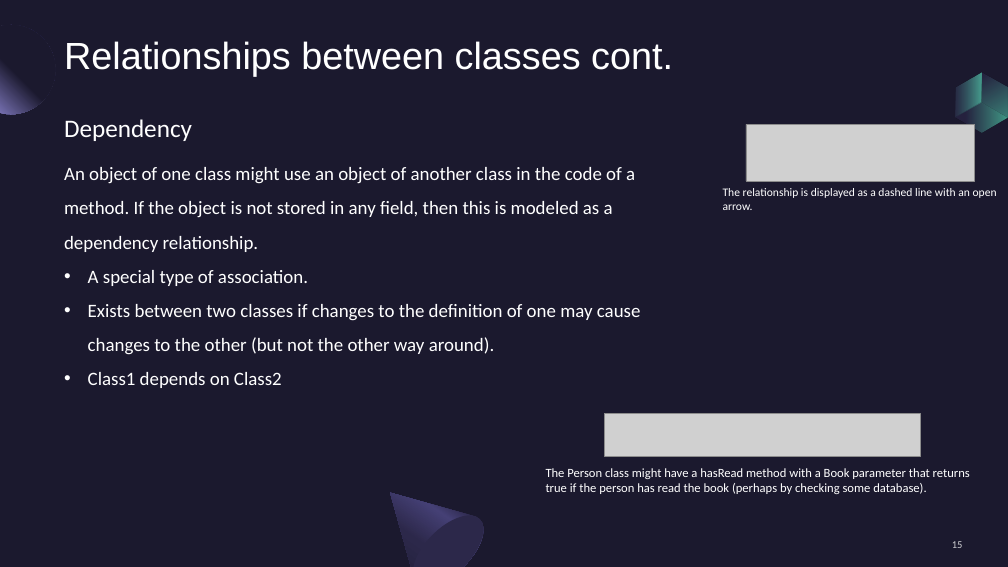
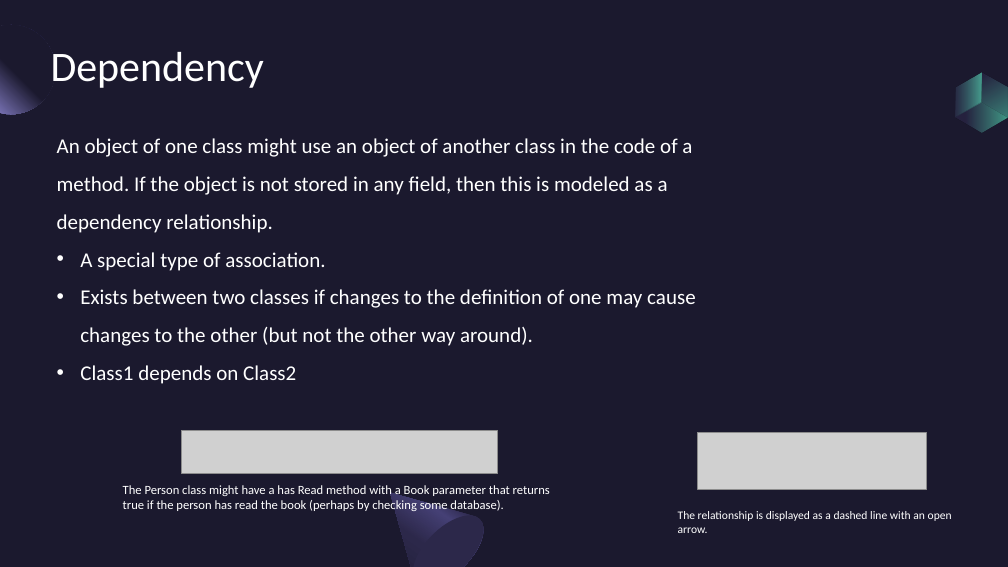
Before and after one commit to draidyn/ATMApplication, a slide deck: slide 20 of FinalPresentationClassDiagram.pptx (slide 15 before the commit). Drawn at 1008x567 pixels with LibreOffice and Linux fonts; fonts in the diff are those of the drawing; grey boxes stand for pictures. Boxes give left, top, right and bottom in pixels: in the first picture for what was removed or moved away, otherwise in the second. Text is boxed around its words. In the diff, an @@ line names an element or a change of style, - is before the commit and + after.

```diff
--- a/FinalPresentationClassDiagram.pptx
+++ b/FinalPresentationClassDiagram.pptx
@@ text "Dependency" moved from (x1=64, y1=119, x2=192, y2=141) to (x1=51, y1=52, x2=264, y2=88) @@
@@ text "Dependency" at (x1=51, y1=52, x2=264, y2=88): size 24 to 40 pt @@
@@ text removed at (x1=64, y1=41, x2=673, y2=76) @@
-Relationships between classes cont.
@@ text "An object of one class ..." moved from (x1=64, y1=167, x2=641, y2=388) to (x1=57, y1=138, x2=695, y2=384) @@
@@ text "An object of one class ..." at (x1=57, y1=138, x2=695, y2=384): size 18 to 20 pt @@
@@ picture moved from (x1=604, y1=414, x2=920, y2=457) to (x1=181, y1=431, x2=498, y2=474) @@
@@ picture moved from (x1=746, y1=125, x2=975, y2=181) to (x1=698, y1=433, x2=927, y2=489) @@
@@ text at (x1=123, y1=484, x2=550, y2=513): spaces changed @@
-The Person class might have a hasRead method with a Book parameter that returns true if the person has read the book (perhaps by checking some database).
+The Person class might have a has Read method with a Book parameter that returns true if the person has read the book (perhaps by checking some database).
@@ text "The relationship is displayed as ..." moved from (x1=723, y1=188, x2=997, y2=210) to (x1=678, y1=511, x2=952, y2=533) @@
@@ page number removed at (x1=952, y1=541, x2=963, y2=548) @@
-15
```
Also in this commit, not shown: 16 other slides changed, 7 slides added, 1 slide removed.
